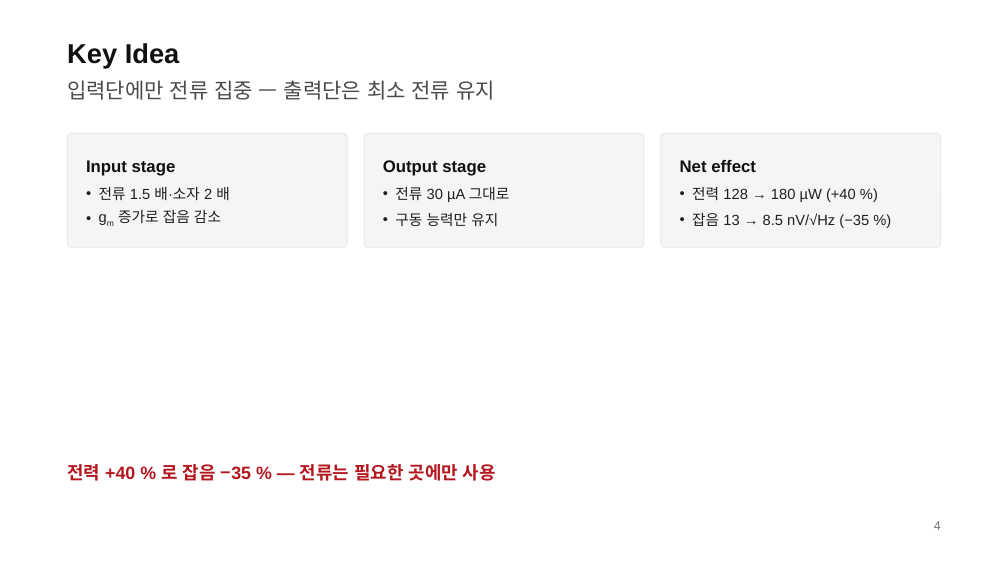
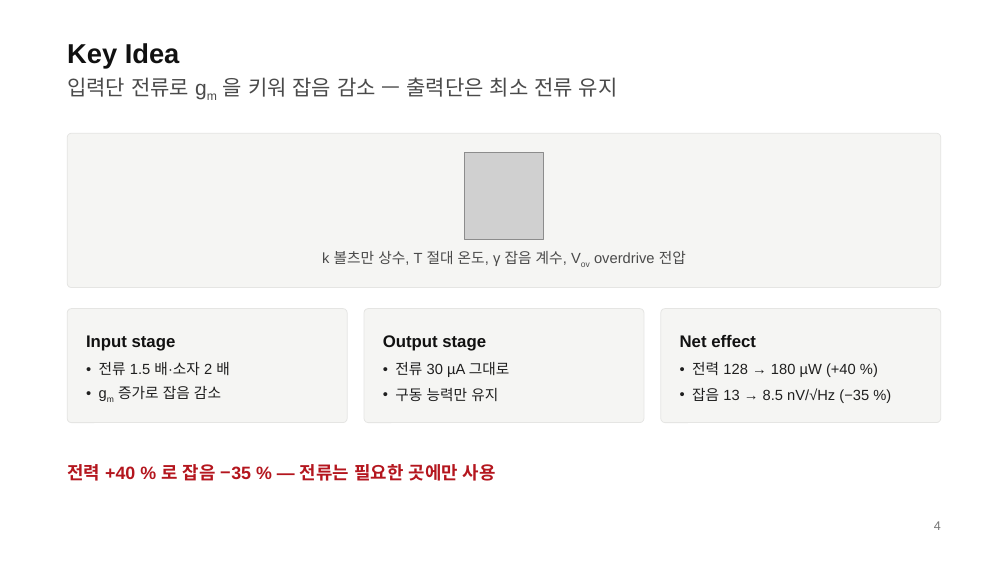
Before and after one commit to Coxwoo/simple-pt-jsw, a slide deck: slide 4 of example/demo_amp.pptx. Drawn at 1008x567 pixels with LibreOffice and Linux fonts; fonts in the diff are those of the drawing; grey boxes stand for pictures. Boxes give left, top, right and bottom in pixels: in the first picture for what was removed or moved away, otherwise in the second. Text is boxed around its words. In the diff, an @@ line names an element or a change of style, - is before the commit and + after.

```diff
--- a/example/demo_amp.pptx
+++ b/example/demo_amp.pptx
@@ text at (x1=67, y1=77, x2=618, y2=97): text changed @@
-입력단에만 전류 집중 — 출력단은 최소 전류 유지
+입력단 전류로 gm 을 키워 잡음 감소 — 출력단은 최소 전류 유지
@@ rounded rectangle resized from (x1=364, y1=133, x2=644, y2=247) to (x1=67, y1=133, x2=941, y2=287) @@
@@ rounded rectangle at (x1=67, y1=133, x2=941, y2=287): proportions changed @@
@@ picture added at (x1=464, y1=152, x2=544, y2=240) @@
@@ text added at (x1=322, y1=251, x2=686, y2=266), 14 pt, text #4A4A4A @@
+k 볼츠만 상수, T 절대 온도, γ 잡음 계수, Vov overdrive 전압
@@ 6 texts, 1 rounded rectangle moved together from (x1=67, y1=133, x2=869, y2=247) to (x1=67, y1=309, x2=869, y2=423) @@
@@ rounded rectangle moved from (x1=661, y1=133, x2=941, y2=247) to (x1=364, y1=309, x2=644, y2=423) @@
@@ rounded rectangle added at (x1=661, y1=309, x2=941, y2=423), fill #F5F5F3, outline #E5E5E3 0.75 pt @@
```
Also in this commit, not shown: 20 other files.
